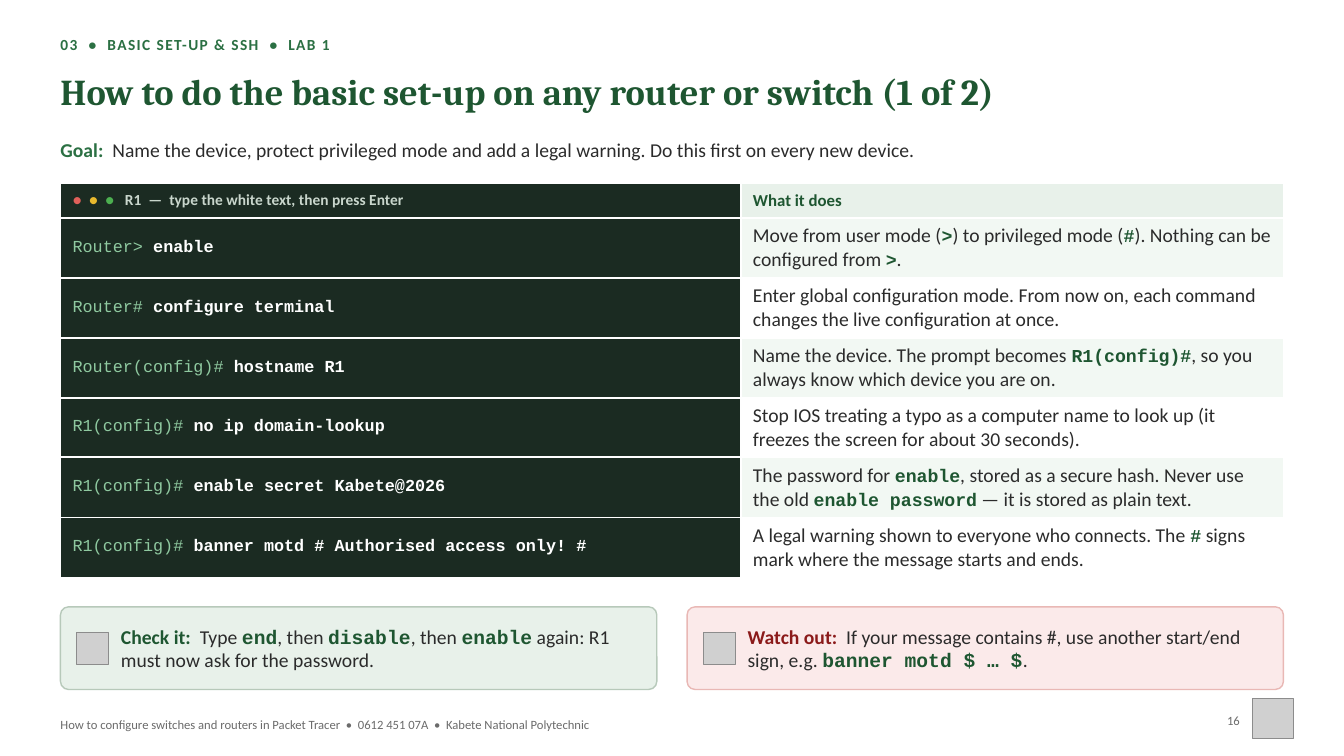
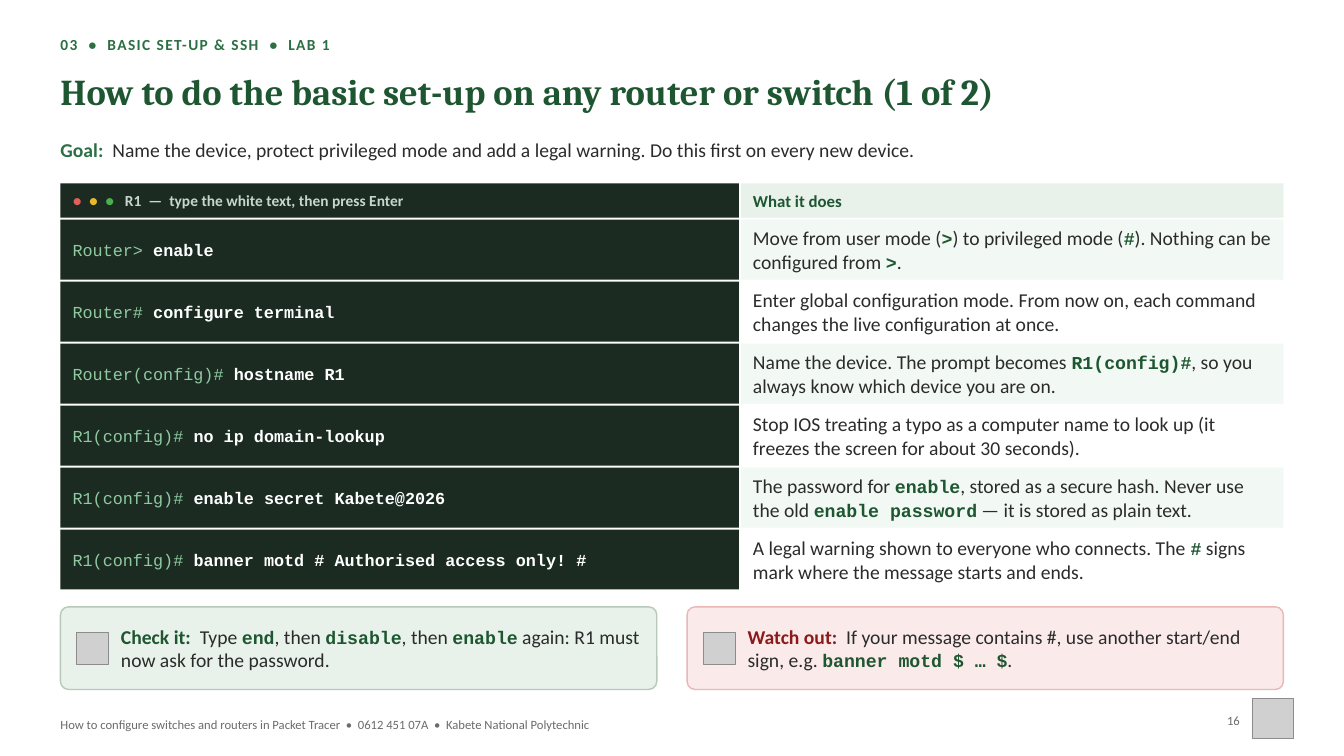
Before and after one commit to proJacob/israel, a slide deck: slide 16 of Packet_Tracer_CLI_Workbook_0612_451_07A.pptx. Drawn at 1344x756 pixels with LibreOffice and Linux fonts; fonts in the diff are those of the drawing; grey boxes stand for pictures; background and template pictures are left out. Boxes give left, top, right and bottom in pixels: in the first picture for what was removed or moved away, otherwise in the second. Text is boxed around its words. In the diff, an @@ line names an element or a change of style, - is before the commit and + after.

```diff
--- a/Packet_Tracer_CLI_Workbook_0612_451_07A.pptx
+++ b/Packet_Tracer_CLI_Workbook_0612_451_07A.pptx
@@ table removed at (x1=60, y1=184, x2=1284, y2=574), 7 rows, 2 columns @@
-● ● ● R1 — type the white text, then press Enter | What it does
-Router> enable | Move from user mode (>) to privileged mode (#). Nothing can be configured from >.
-Router# configure terminal | Enter global configuration mode. From now on, each command changes the live configuration at once.
-Router(config)# hostname R1 | Name the device. The prompt becomes R1(config)#, so you always know which device you are on.
-R1(config)# no ip domain-lookup | Stop IOS treating a typo as a computer name to look up (it freezes the screen for about 30 seconds).
-R1(config)# enable secret Kabete@2026 | The password for enable, stored as a secure hash. Never use the old enable password — it is stored as plain text.
-R1(config)# banner motd # Authorised access only! # | A legal warning shown to everyone who connects. The # signs mark where the message starts and ends.
@@ rectangle added at (x1=741, y1=220, x2=1284, y2=279), fill #F2F8F3, 14 pt, text #2B2B2B @@
+Move from user mode (>) to privileged mode (#). Nothing can be configured from >.
@@ text added at (x1=73, y1=244, x2=213, y2=256), 12 pt, text #8FC9A0 @@
+Router> enable
@@ rectangle added at (x1=741, y1=281, x2=1284, y2=341), fill #FFFFFF, 14 pt, text #2B2B2B @@
+Enter global configuration mode. From now on, each command changes the live configuration at once.
@@ text added at (x1=73, y1=305, x2=335, y2=322), 12 pt, text #FFFFFF, bold @@
+Router# configure terminal
@@ rectangle added at (x1=741, y1=344, x2=1284, y2=403), fill #F2F8F3, 14 pt, text #2B2B2B @@
+Name the device. The prompt becomes R1(config)#, so you always know which device you are on.
@@ text added at (x1=73, y1=368, x2=345, y2=384), 12 pt, text #8FC9A0 @@
+Router(config)# hostname R1
@@ rectangle added at (x1=741, y1=405, x2=1284, y2=465), fill #FFFFFF, 14 pt, text #2B2B2B @@
+Stop IOS treating a typo as a computer name to look up (it freezes the screen for about 30 seconds).
@@ text added at (x1=73, y1=430, x2=385, y2=446), 12 pt, text #FFFFFF, bold @@
+R1(config)# no ip domain-lookup
@@ rectangle added at (x1=741, y1=468, x2=1284, y2=527), fill #F2F8F3, 14 pt, text #2B2B2B @@
+The password for enable, stored as a secure hash. Never use the old enable password — it is stored as plain text.
@@ text added at (x1=73, y1=492, x2=446, y2=508), 12 pt, text #FFFFFF, bold @@
+R1(config)# enable secret Kabete@2026
@@ rectangle added at (x1=60, y1=529, x2=739, y2=589), fill #1B2B22, 12 pt, text #FFFFFF, bold @@
+R1(config)# banner motd # Authorised access only! #
@@ rectangle added at (x1=741, y1=529, x2=1284, y2=589), fill #FFFFFF, 14 pt, text #2B2B2B @@
+A legal warning shown to everyone who connects. The # signs mark where the message starts and ends.
@@ text "Check it: Type end, then ..." at (x1=121, y1=630, x2=639, y2=670): size 14 to 13 pt in "end, disable, enable" @@
@@ text "Watch out: If your message ..." at (x1=748, y1=630, x2=1240, y2=671): size 14 to 13 pt in "banner motd $ … $." @@
```
Also in this commit, not shown: 42 other slides changed, 11 other files.
